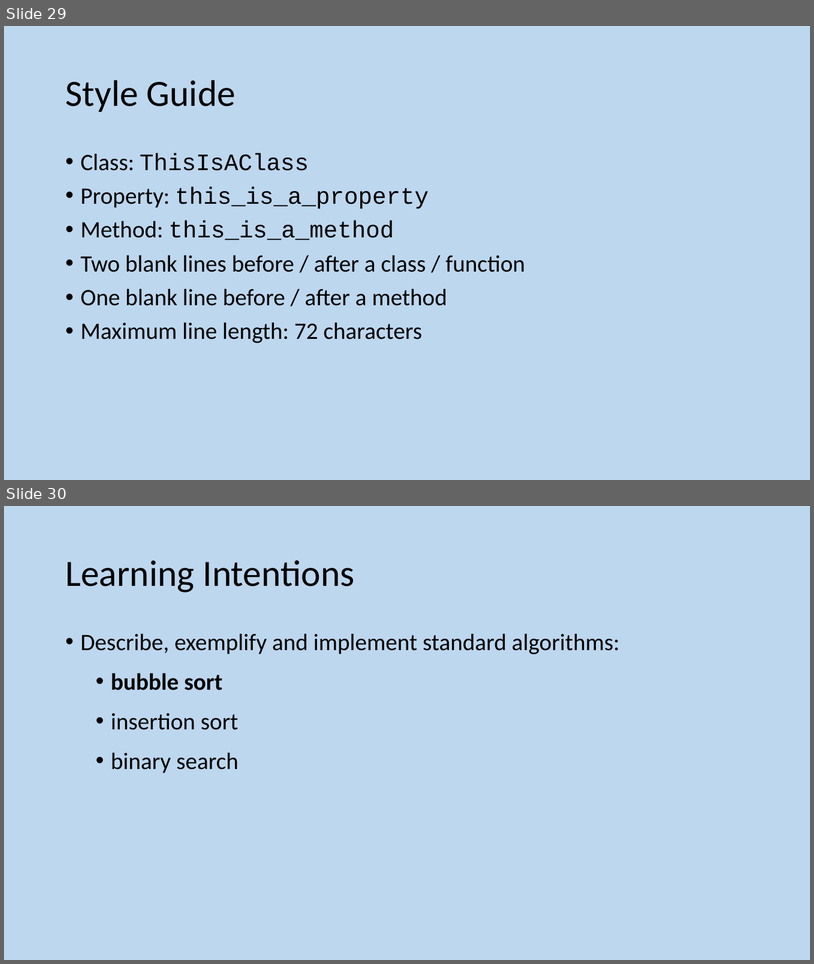
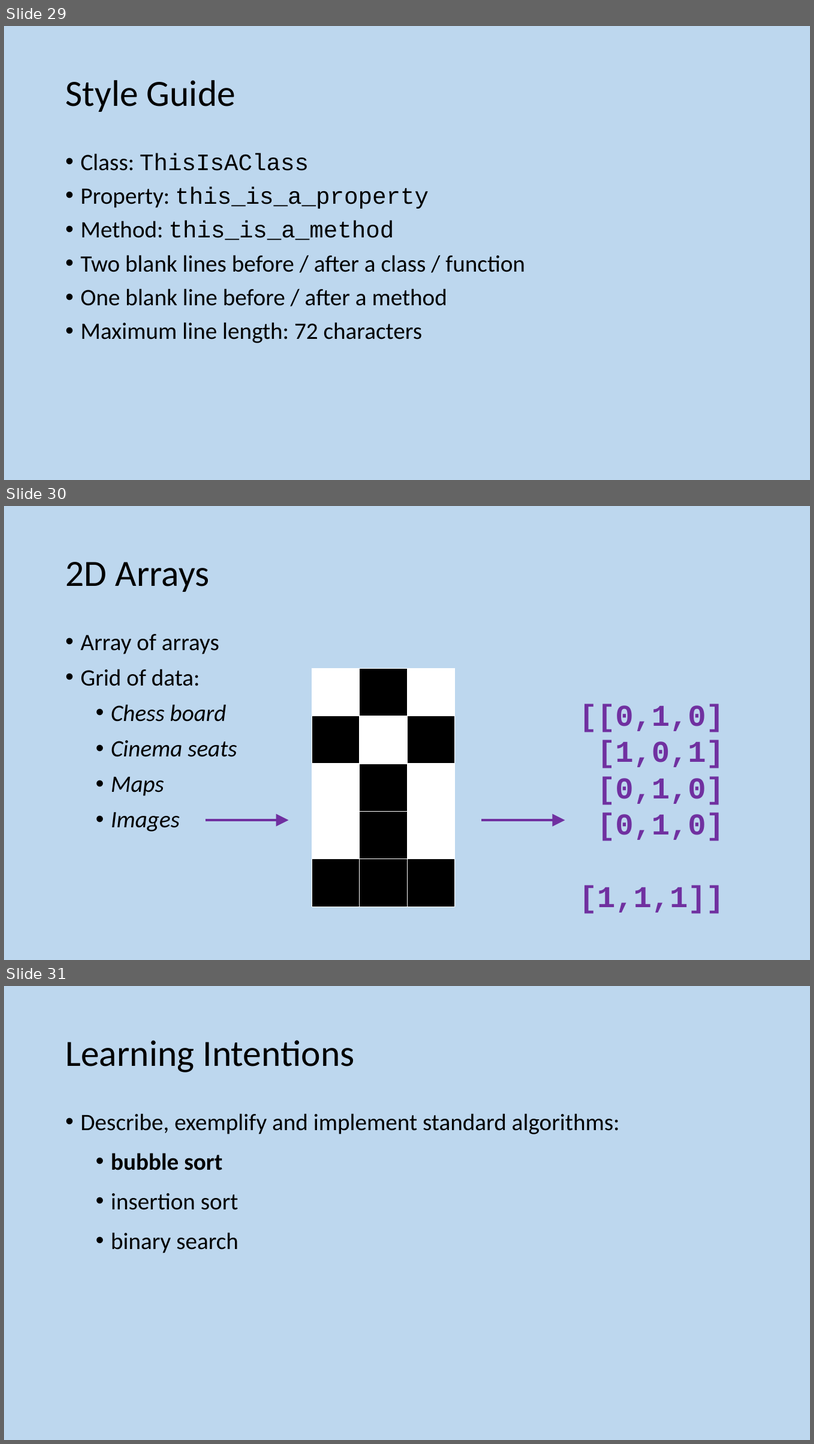
Before and after one commit to MrFriendCS/MrFriendCS.github.io, a slide deck: ah-cs/sdd/AH CS SDD Slides.pptx. Shown one above the other, each under a label of ours: slides 29 and 30 before the commit, slides 29, 30 and 31 after it. The pictures are 814x964 and 814x1444 pixels, drawn with LibreOffice and Linux fonts; fonts in the diff are those of the drawing. Boxes give left, top, right and bottom in pixels: in the first picture for what was removed or moved away, otherwise in the second. Text is boxed around its words. In the diff, an @@ line names an element or a change of style, - is before the commit and + after.

```diff
--- a/ah-cs/sdd/AH CS SDD Slides.pptx
+++ b/ah-cs/sdd/AH CS SDD Slides.pptx
@@ slide 30 added at box(4, 506, 810, 960), background #BDD7EE @@
@@ title added at box(65, 562, 209, 592), 44 pt, text #000000 @@
+2D Arrays
@@ text added at box(81, 634, 237, 831), 28 pt, text #000000, italic @@
+• Array of arrays
+• Grid of data:
+  • Chess board
+  • Cinema seats
+  • Maps
+  • Images
@@ table added at box(312, 668, 455, 906), 5 rows, 3 columns @@
+ |  | 
+ |  | 
+ |  | 
+ |  | 
+ |  | 
@@ text added at box(579, 703, 725, 913), 36 pt, text #7030A0, bold @@
+[[0,1,0]
+[1,0,1]
+[0,1,0]
+[0,1,0]
+[1,1,1]]
@@ arrow added from (206, 820) to (289, 820), #7030A0 3 pt @@
@@ arrow added from (482, 820) to (566, 820), #7030A0 3 pt @@
@@ what was slide 30 is now slide 31 @@
```
Also in this commit, not shown: 10 slides changed, 1 other slide added.
